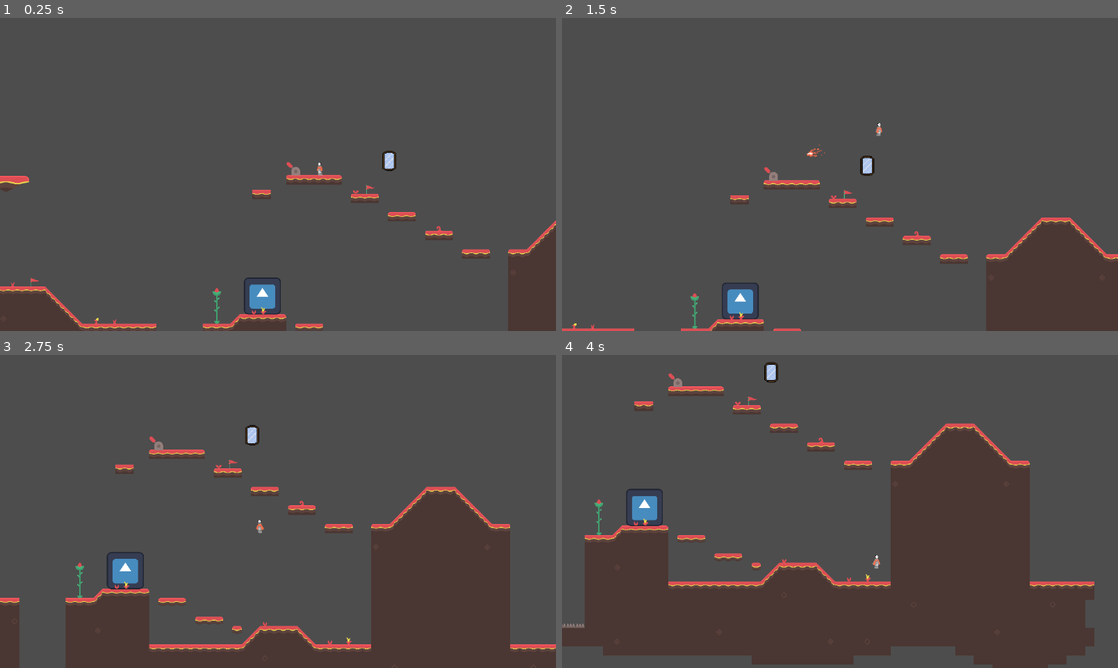
Above: before the commit, frames 1-4 (two rows, left to right).
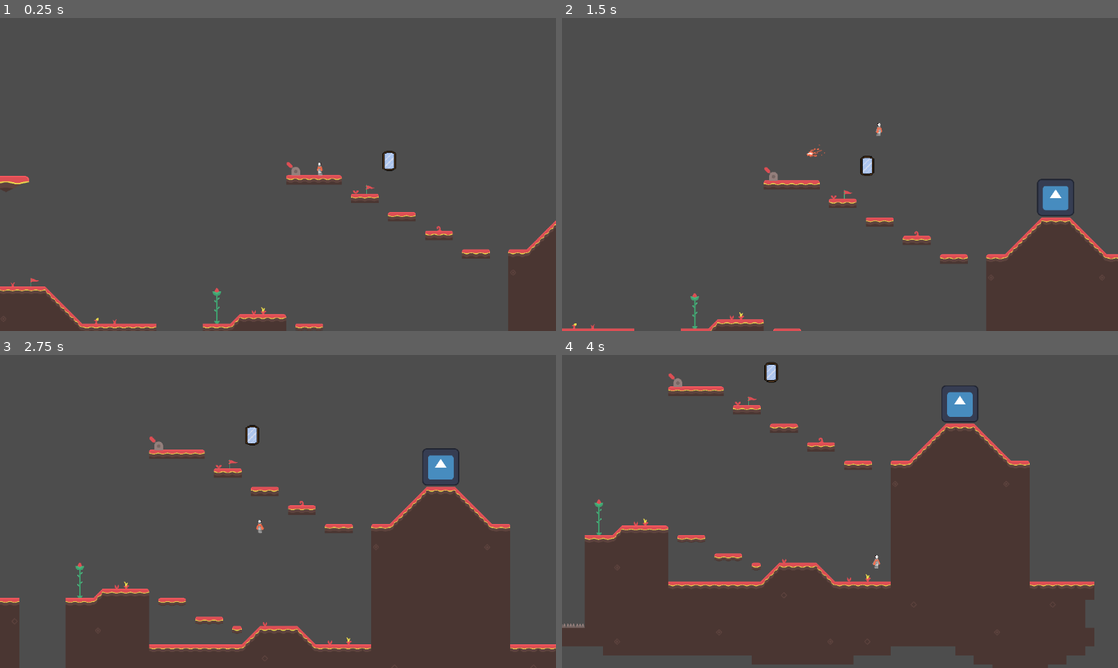
Above: after the commit, the same moments.

Repository: unsaltedkale/Quilt
Game: Godot game, scene res://Elena/elenatest.tscn
Same seed, same stepped clock (60 frames per second), same inputs: the game is played once before the commit and once after it. This scene is started directly instead of the project's main scene. The engine's default icon, where the game draws it, is replaced by a stand-in: a white triangle on a blue panel in a dark square.
Inputs (mouse positions are in pixels of both pictures, inside the frame that each line leads up to):
- Up to frame 1 (0.25 s): no input
- Up to frame 2 (1.5 s): move the mouse to (962, 158) at 0.52 s; hold D (move_right) from 0.53 s (still down); tap S (crouch) at 0.6 s; click (962, 158) at 0.67 s; tap Space (jump) at 0.77 s; move the mouse to (728, 190) at 1.27 s; click (728, 190) at 1.35 s
- Up to frame 3 (2.75 s): tap Space (jump) at 1.52 s; move the mouse to (333, 442) at 2.02 s; release D (move_right) at 2.03 s; hold A (move_left) from 2.03 s (still down); tap E (interact) at 2.1 s
- Up to frame 4 (4 s): move the mouse to (812, 574) at 2.77 s; release A (move_left) at 2.78 s; hold D (move_right) from 2.78 s (still down); tap S (crouch) at 2.85 s; click (812, 574) at 2.92 s; tap Space (jump) at 3.02, 3.77 s; move the mouse to (1006, 558) at 3.52 s; click (1006, 558) at 3.6 s

The runs differ from the first frame. In frame 1, 0.5% of the frame differs, in the area x 43-51%, y 54-95%; in frame 2, 1.0%; in frame 3, 1.0%; in frame 4, 1.0%, in the area x 11-75%, y 9-55%.

Commit message:
added health to player script, worked more on platforms

Diff:
--- a/Elena/Scenes/disappearing_platform.tscn
+++ b/Elena/Scenes/disappearing_platform.tscn
@@ -6,32 +6,43 @@
 [sub_resource type="PhysicsMaterial" id="PhysicsMaterial_y4u5j"]
 
 [sub_resource type="RectangleShape2D" id="RectangleShape2D_ko6lp"]
-size = Vector2(128, 69)
+size = Vector2(128, 14.25)
 
 [sub_resource type="RectangleShape2D" id="RectangleShape2D_y4u5j"]
 size = Vector2(128, 8)
 
-[node name="Disappearing_Platform" type="RigidBody2D" groups=["Damage_Layer"]]
+[sub_resource type="RectangleShape2D" id="RectangleShape2D_8q2t1"]
+size = Vector2(128, 64)
+
+[node name="Disappearing_Platform" type="RigidBody2D"]
 physics_material_override = SubResource("PhysicsMaterial_y4u5j")
 script = ExtResource("1_bhhk5")
+metadata/_edit_group_ = true
 
 [node name="Sprite2D" type="Sprite2D" parent="."]
 texture = ExtResource("2_y4u5j")
 region_enabled = true
 region_rect = Rect2(320, 128, 128, 64)
 
-[node name="PlatformCollision" type="CollisionShape2D" parent="."]
-position = Vector2(0, 3)
+[node name="DeathArea" type="Area2D" parent="." groups=["Damage_Layer"]]
+
+[node name="DeathCollision" type="CollisionShape2D" parent="DeathArea"]
+position = Vector2(0, 32.125)
 shape = SubResource("RectangleShape2D_ko6lp")
+debug_color = Color(1, 0.009855879, 0.06288499, 0.41960785)
 
-[node name="Area2D" type="Area2D" parent="."]
+[node name="TimerArea" type="Area2D" parent="."]
 
-[node name="CollisionShape2D" type="CollisionShape2D" parent="Area2D"]
+[node name="CollisionShape2D" type="CollisionShape2D" parent="TimerArea"]
 position = Vector2(0, -32)
 shape = SubResource("RectangleShape2D_y4u5j")
-debug_color = Color(0.87531245, 0.00043375432, 0.8374024, 0.41960785)
+debug_color = Color(2.5027991e-06, 0.6254857, 0.52171355, 0.41960785)
 
 [node name="Timer" type="Timer" parent="."]
 
-[connection signal="body_entered" from="Area2D" to="." method="_on_area_2d_body_entered"]
+[node name="CollisionShape2D" type="CollisionShape2D" parent="."]
+shape = SubResource("RectangleShape2D_8q2t1")
+
+[connection signal="body_entered" from="DeathArea" to="." method="_on_death_area_body_entered"]
+[connection signal="body_entered" from="TimerArea" to="." method="_on_timer_area_body_entered"]
 [connection signal="timeout" from="Timer" to="." method="_on_timer_timeout"]
--- a/Elena/Scripts/Player_Health.gd
+++ /dev/null
@@ -1,28 +0,0 @@
-extends Node
-
-@export var max_health: int = 1
-@onready var Player = get_parent()
-var spawn_point = Vector2.ZERO
-
-var health: int
-
-func _ready():
-	health = max_health
-
-
-func take_damage(amount: int) -> void:
-	health -= amount
-	if health <= 0:
-		die()
-
-func die():
-	print("Player died")
-	spawn_player(spawn_point)
-
-func set_checkpoint(pos):
-	spawn_point = pos
-
-func spawn_player(spawn_point: Vector2):
-	Player.global_position = spawn_point
-	Player.velocity = Vector2.ZERO
-	health = max_health
--- a/Elena/Scripts/disappearing_platform.gd
+++ b/Elena/Scripts/disappearing_platform.gd
@@ -5,10 +5,13 @@
 func _ready() -> void:
 	self.gravity_scale = 0
 
-func _on_area_2d_body_entered(body: Node2D) -> void:
-	if body.is_in_group("Player"):
-		$Timer.start()
+func _on_timer_area_body_entered(body: Node2D) -> void:
+		if body.is_in_group("Player"):
+			$Timer.start()
 
 func _on_timer_timeout() -> void:
 	self.gravity_scale = 1
 	#animation or sprite change so it appears as crumbling/pieces when its falling
+
+func _on_death_area_body_entered(body: Node2D) -> void:
+	self.queue_free()
--- a/Elena/elenatest.tscn
+++ b/Elena/elenatest.tscn
@@ -7581,7 +7581,7 @@
 [node name="NPCs" type="Node" parent="."]
 
 [node name="TestNPC" type="Node2D" parent="NPCs"]
-position = Vector2(5085, 2370)
+position = Vector2(7263, 1655)
 scale = Vector2(2, 2)
 metadata/_edit_group_ = true
 
@@ -7638,7 +7638,7 @@
 position = Vector2(5961, 1431)
 
 [node name="Disappearing_Platform" parent="." instance=ExtResource("8_5l0qf")]
-position = Vector2(5080, 1671)
+position = Vector2(5008, 1690)
 
 [connection signal="timeout" from="Timer" to="." method="_on_timer_timeout"]
 [connection signal="body_entered" from="collectable_object" to="." method="_on_area_2d_body_exited"]
--- a/Emily WIP/Scripts/player.gd
+++ b/Emily WIP/Scripts/player.gd
@@ -7,6 +7,15 @@
 @export var max_objects: int
 var is_stasis: bool = false
 
+@export var max_health: int = 1
+var health: int
+
+var spawn_point
+
+func _ready() -> void:
+	health = max_health
+	spawn_point = global_position
+
 func _process(_delta: float) -> void:
 	if velocity.length() > 0:
 		$AnimatedSprite2D.play("walk")
@@ -16,11 +25,34 @@
 	else:
 		$AnimatedSprite2D.flip_h = true
 
-
 func _physics_process(_delta: float) -> void:
 	print(velocity)
 	move_and_slide()
 
+#HEALTH/DAMAGE STUFF
+func take_damage(amount: int) -> void:
+	health -= amount
+	if health <= 0:
+		die()
+	#allows for different damage amounts if we ever want to do that
+
+func die():
+	print("Player died")
+	spawn_player(spawn_point)
+
+func _on_hit_box_body_entered(body: Node2D) -> void:
+	if body.is_in_group("Damage_Layer"):
+		take_damage(1)
+
+
+#Respawn
+func set_checkpoint(pos):
+	spawn_point = pos
+
+func spawn_player(spawn_point: Vector2):
+	global_position = spawn_point
+	velocity = Vector2.ZERO
+	health = max_health
 
 '''
 @export var wall_stick_component: WallStickComponent
@@ -40,7 +72,7 @@
 var is_exiting_stasis: bool = false
 @export var is_cutscene: bool = false
 var is_magical_wall: bool = false
-var spawn_point = Vector2.ZERO
+
 
 func _ready():
 	health = max_health
--- a/project.godot
+++ b/project.godot
@@ -28,11 +28,11 @@
 Stasis=""
 Star=""
 Magical_Barrier=""
-Damage_Layer=""
 Environmental_Feature=""
 Conductor=""
 Dialouge_Button=""
 Mirror=""
+Damage_Layer=""
 
 [input]
 
Not shown: 1 places in Elena/Scenes/disappearing_platform.tscn that only renumber resources
Not shown, removed: Elena/Scripts/Player_Health.gd.uid
